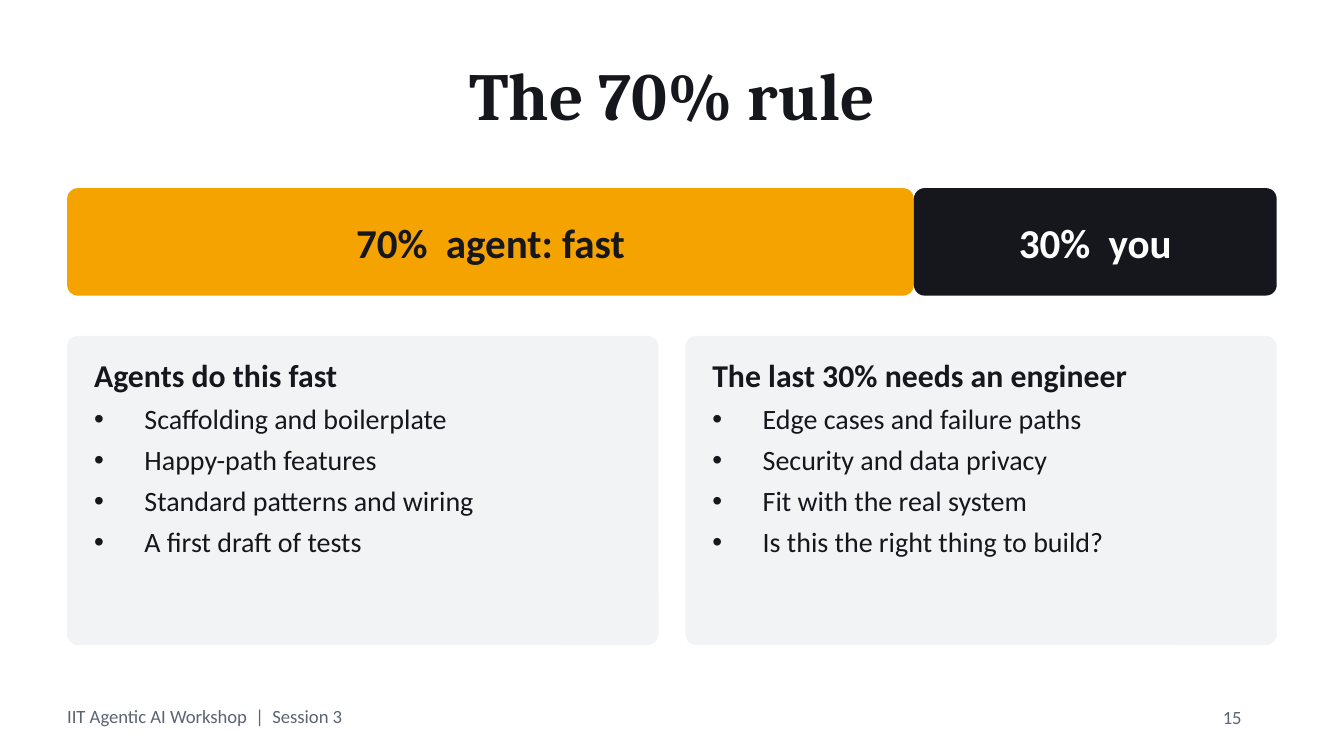
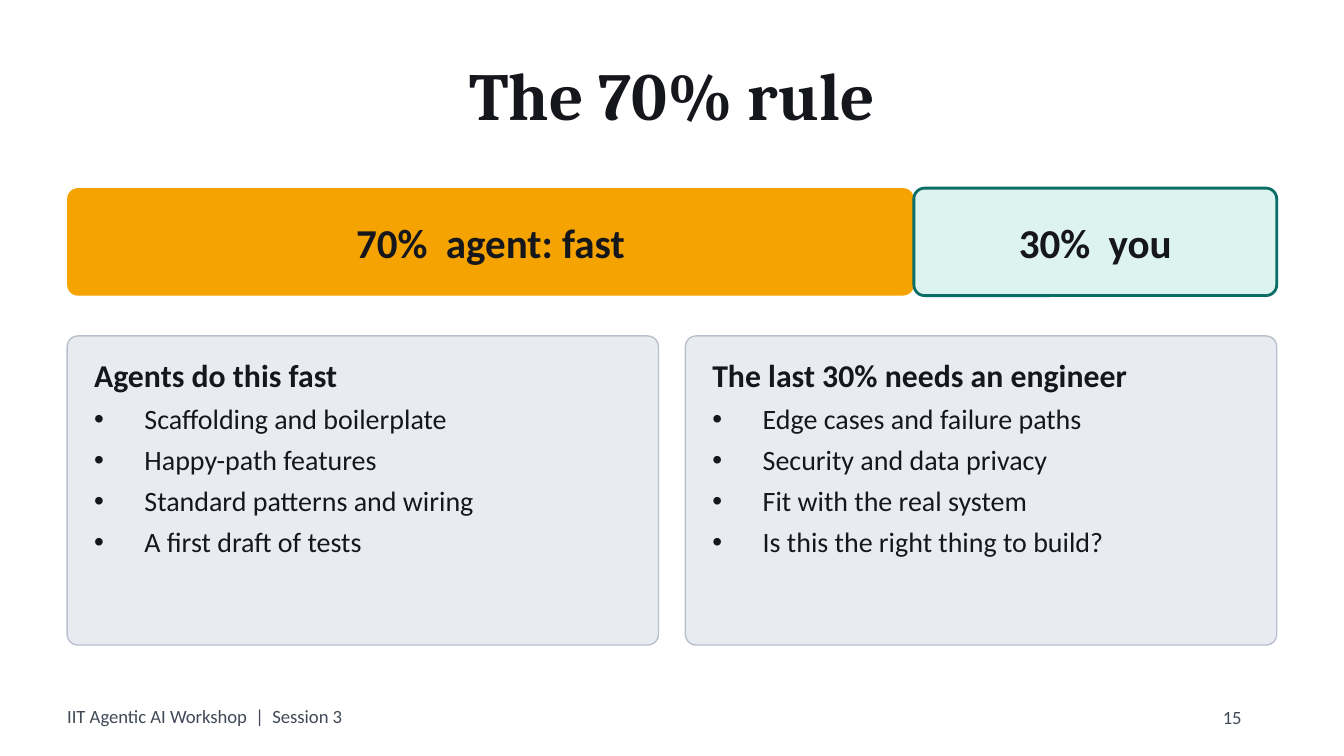
Before and after one commit to jiteshsureka/iit-agentic-ai-session3, a slide deck: slide 15 of deck/session3.pptx. Drawn at 1344x756 pixels with LibreOffice and Linux fonts; fonts in the diff are those of the drawing. Boxes give left, top, right and bottom in pixels: in the first picture for what was removed or moved away, otherwise in the second. Text is boxed around its words. In the diff, an @@ line names an element or a change of style, - is before the commit and + after.

```diff
--- a/deck/session3.pptx
+++ b/deck/session3.pptx
@@ text "30% you" at (x1=1019, y1=229, x2=1172, y2=265): text colour #FFFFFF to #16171C @@
@@ rounded rectangle at (x1=914, y1=188, x2=1277, y2=296): fill #16171C to #DDF3F0; outline none to #0B6E66 1.5 pt @@
@@ rounded rectangle at (x1=67, y1=336, x2=659, y2=645): fill #F1F3F5 to #E8ECF1; outline none to #B8C0CC 0.75 pt @@
@@ rounded rectangle at (x1=685, y1=336, x2=1277, y2=645): fill #F1F3F5 to #E8ECF1; outline none to #B8C0CC 0.75 pt @@
@@ text "IIT Agentic AI Workshop | ..." at (x1=67, y1=710, x2=342, y2=726): text colour #5B6472 to #404955 @@
@@ page number at (x1=1223, y1=712, x2=1242, y2=724): text colour #5B6472 to #404955 @@
```
Also in this commit, not shown: 26 other slides changed, 2 other files.
